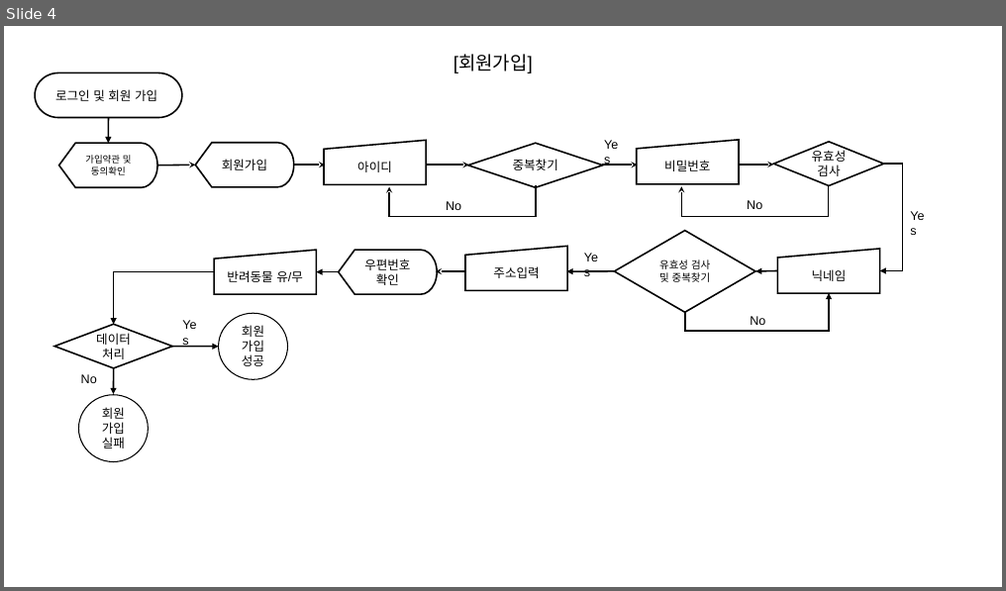
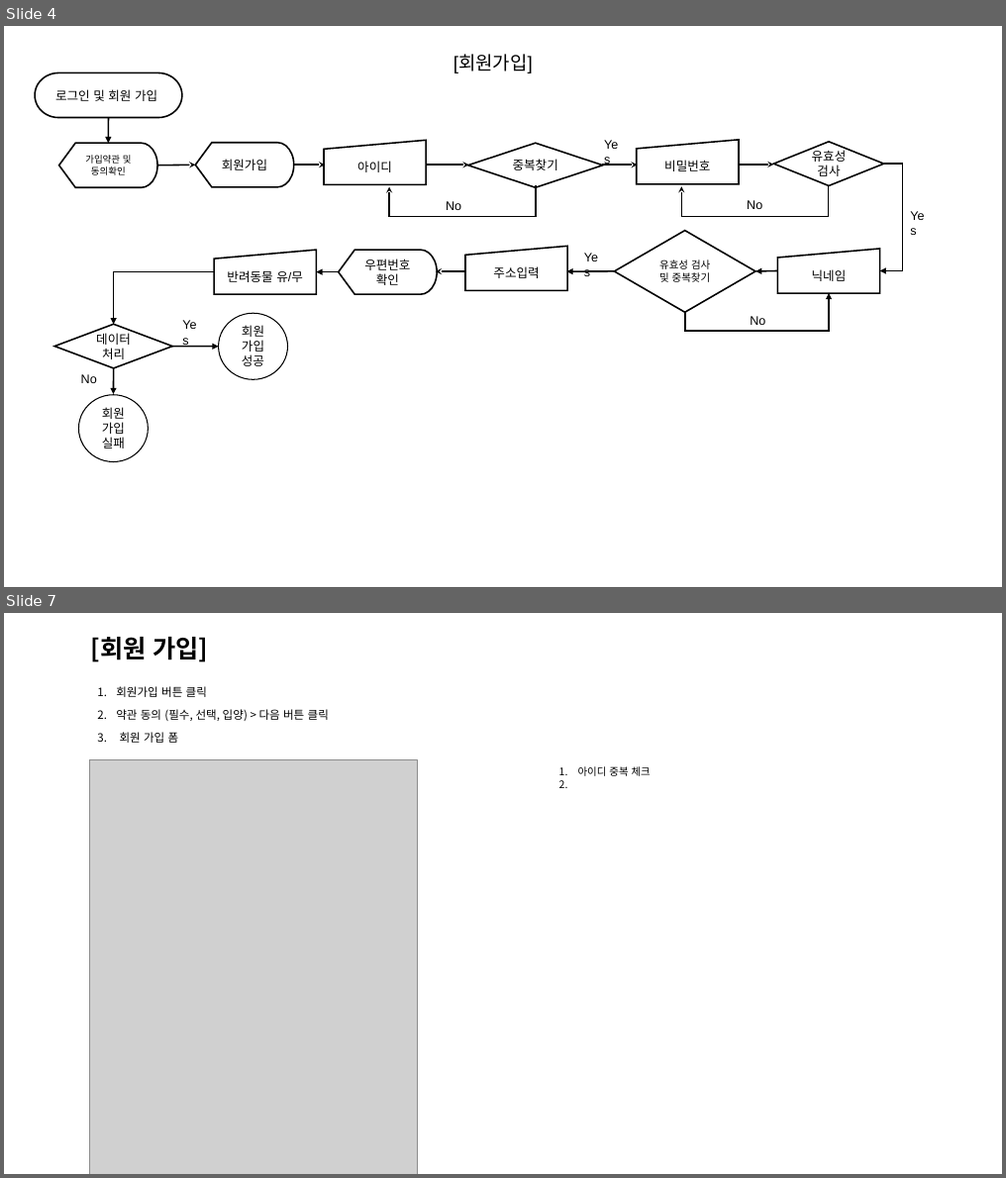
Before and after one commit to Kangchaeyun77/ecommerce7th, a slide deck: resource/30.analysis/310.request/312.Happy Steps]프로세스정의서.pptx. Shown one above the other, each under a label of ours: slide 4 before the commit, slides 4 and 7 after it; the slides between them are not shown. The pictures are 1006x591 and 1006x1178 pixels, drawn with LibreOffice and Linux fonts; fonts in the diff are those of the drawing; grey boxes stand for pictures. Boxes give left, top, right and bottom in pixels: in the first picture for what was removed or moved away, otherwise in the second. Text is boxed around its words. In the diff, an @@ line names an element or a change of style, - is before the commit and + after.

```diff
--- a/resource/30.analysis/310.request/312.Happy Steps]프로세스정의서.pptx
+++ b/resource/30.analysis/310.request/312.Happy Steps]프로세스정의서.pptx
@@ slide 7 added at (4,613,1002,1174), background #FFFFFF @@
@@ title added at (91,637,208,663), 24 pt, text #000000, bold @@
+[회원 가입]
@@ subtitle added at (116,686,329,743), 11 pt, text #000000 @@
+1. 회원가입 버튼 클릭
+2. 약관 동의 (필수, 선택, 입양) > 다음 버튼 클릭
+3. 회원 가입 폼
@@ picture added at (90,761,418,1174) @@
@@ text added at (578,766,650,776), 10 pt, text #000000 @@
+1. 아이디 중복 체크
```
Also in this commit, not shown: 3 other slides added.
